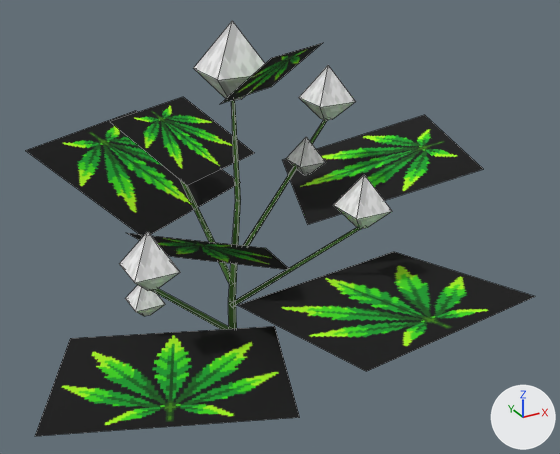
Renders of the OBJ model src/main/resources/assets/stonedew/models/block/plants/plant_3_2_2_lod.obj from each side of a commit.
Before and after are seen from a 50 mm lens placed at (-0.176, -1.965, 1.106), pointed at (0.61, -0.535, 0.391). Lighting does not change. The marker at lower right points along +X, +Y and +Z. The picture after the commit comes second. Mesh edges are drawn as thin lines. Where no turn or scale is listed for an object, it has been applied to the vertices.

Names of what the first picture shows: 'model'.
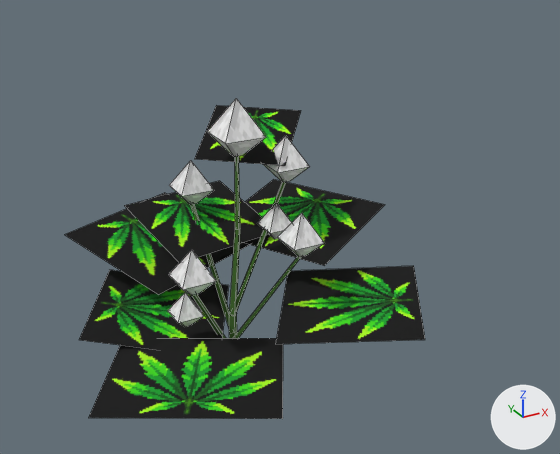
What changed in the scene script:
```text
Change me_model:
    used by ob_model
    remove me_model.from_pydata(...)  # 147 vertices, 91 faces; spans x -0.038..1.131, y -1.092..0.126, z 0.0..0.851
    add me_model.from_pydata(...)  # 147 vertices, 91 faces; spans x 0.079..0.955, y -0.945..-0.013, z 0.0..0.684
    me_model part 1: the loose piece of 9 vertices spanning x 0.464..0.589, y -0.54..-0.415, z 0.689..0.851 is scaled about its middle by 0.78, then moved by (0.011, 0.011, -0.149)
    me_model part 2: the loose piece of 9 vertices spanning x 0.186..0.272, y -0.776..-0.69, z 0.425..0.537 is scaled about its middle by 0.87, then moved by (0.125, 0.105, -0.101)
    me_model part 3: the loose piece of 9 vertices spanning x 0.727..0.823, y -0.51..-0.414, z 0.606..0.731 is scaled about its middle by 0.857, then moved by (-0.123, -0.022, -0.134)
    me_model part 4: the loose piece of 9 vertices spanning x 0.435..0.521, y -0.233..-0.147, z 0.5..0.612 is scaled about its middle by 0.957, then moved by (0.006, -0.129, -0.102)
    me_model part 5: the loose piece of 9 vertices spanning x 0.638..0.724, y -0.8..-0.713, z 0.463..0.575 is scaled about its middle by 0.87, then moved by (-0.079, 0.111, -0.101)
    me_model part 6: the loose piece of 9 vertices spanning x 0.22..0.282, y -0.653..-0.59, z 0.306..0.387 is scaled about its middle by 0.98, then moved by (0.109, 0.06, -0.089)
    me_model part 7: the loose piece of 9 vertices spanning x 0.678..0.747, y -0.509..-0.44, z 0.484..0.574 is scaled about its middle by 0.964, then moved by (-0.094, -0.028, -0.136)
    me_model part 8: 80 of 147 vertices moved; they spanned x -0.038..1.131, y -1.092..0.126, z 0.12..0.81 and now span x 0.079..0.955, y -0.945..-0.013, z 0.059..0.613; mean shift (-0.003, 0.037, -0.115); largest move (0.449, -0.772, 0.473) -> (0.137, -0.495, 0.21)
```

What differs and where, as boxes [x1, y1, x2, y2] in the pictures (560 x 454 px; the box of a moved part takes in the faces that stretch with it):
'model', reshaped (29% narrower, 23% shorter)
    before: [26, 21, 535, 436]
    after: [65, 99, 425, 419]
part 1 of me_model, moved or reshaped
    before: [194, 21, 265, 100]
    after: [207, 99, 266, 156]
part 2 of me_model, moved or reshaped
    before: [119, 232, 180, 291]
    after: [169, 250, 216, 296]
part 3 of me_model, moved or reshaped
    before: [299, 66, 356, 120]
    after: [263, 135, 310, 182]
part 4 of me_model, moved or reshaped (not visible before)
    after: [169, 160, 214, 204]
part 5 of me_model, moved or reshaped
    before: [334, 175, 392, 229]
    after: [278, 213, 324, 257]
part 6 of me_model, moved or reshaped
    before: [125, 285, 165, 316]
    after: [168, 292, 204, 327]
part 7 of me_model, moved or reshaped
    before: [286, 137, 326, 175]
    after: [257, 203, 292, 239]
part 8 of me_model, moved or reshaped
    before: [26, 43, 535, 436]
    after: [65, 105, 425, 419]
